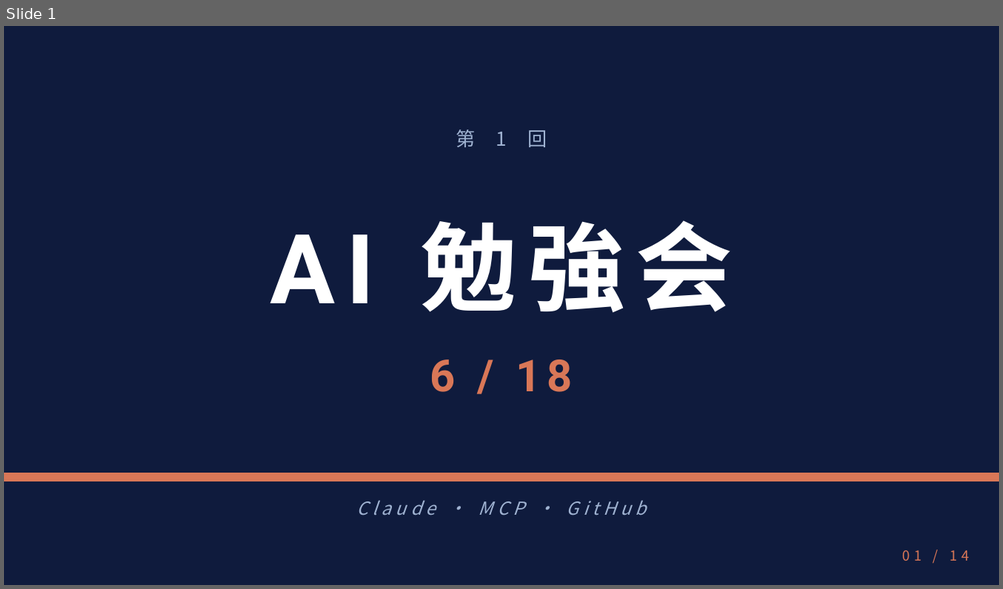
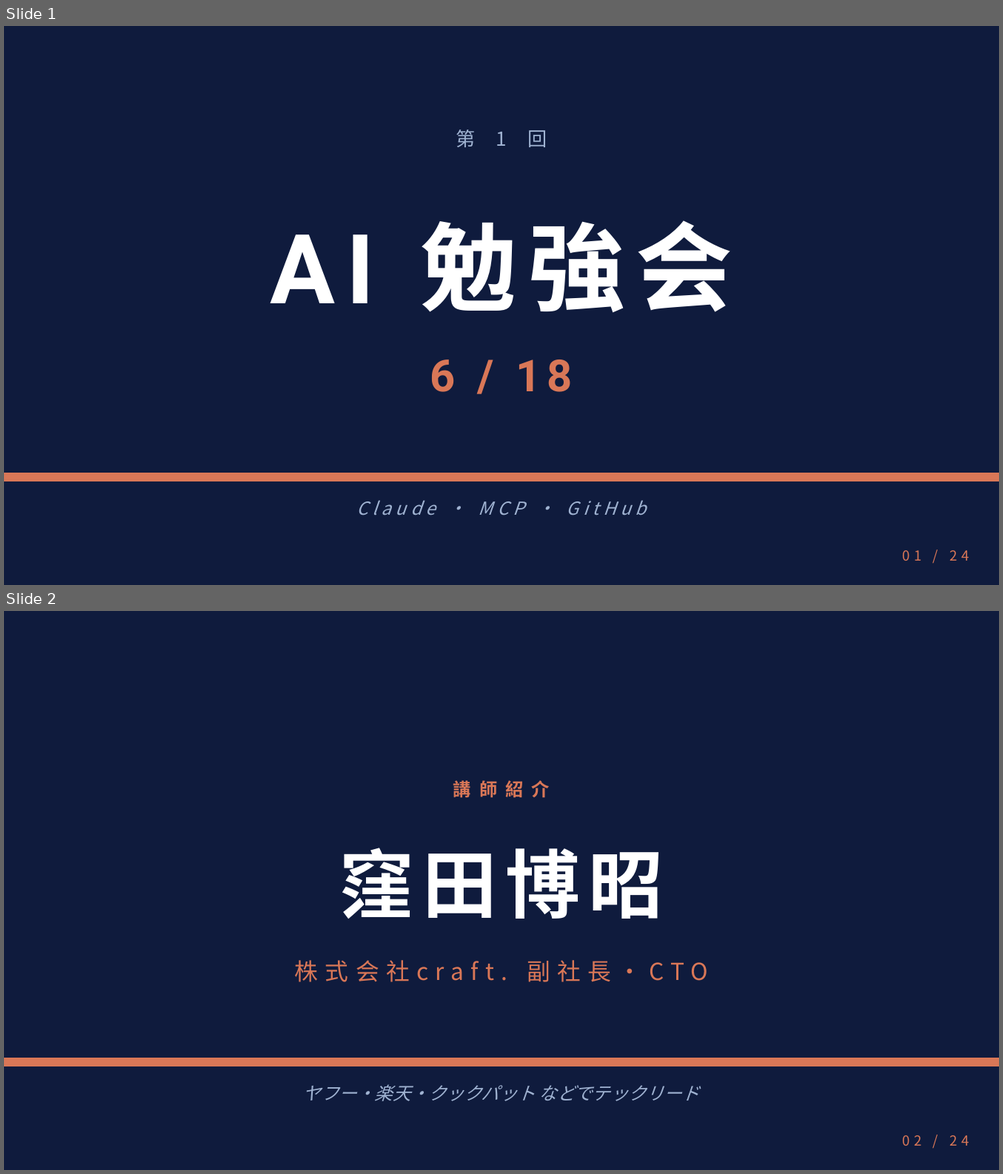
Before and after one commit to crumbjp/ai_study_group, a slide deck: session1/session1.pptx. Shown one above the other, each under a label of ours: slide 1 before the commit, slides 1 and 2 after it. The pictures are 1003x589 and 1003x1174 pixels, drawn with LibreOffice and Linux fonts; fonts in the diff are those of the drawing. Boxes give left, top, right and bottom in pixels: in the first picture for what was removed or moved away, otherwise in the second. Text is boxed around its words. In the diff, an @@ line names an element or a change of style, - is before the commit and + after.

```diff
--- a/session1/session1.pptx
+++ b/session1/session1.pptx
@@ slide 2 added at (4, 611, 999, 1170), background #0F1B3D @@
@@ text added at (453, 778, 549, 801), 13 pt, text #D97757, bold @@
+講師紹介
@@ text added at (340, 848, 663, 919), 54 pt, text #FFFFFF, bold @@
+窪田博昭
@@ text added at (295, 960, 708, 982), 17 pt, text #D97757 @@
+株式会社craft. 副社長・CTO
@@ rectangle added at (4, 1059, 999, 1067), fill #D97757, outline #D97757 1 pt @@
@@ text added at (303, 1085, 700, 1102), 13 pt, text #9FB2D1, italic @@
+ヤフー・楽天・クックパット などでテックリード
@@ text added at (902, 1136, 968, 1146), 10 pt, text #D97757 @@
+02 / 24
@@ slide 1 changed as well @@
@@ text at (902, 551, 968, 561): text changed @@
-01 / 14
+01 / 24
```
Also in this commit, not shown: 13 other slides changed, 9 other slides added.
